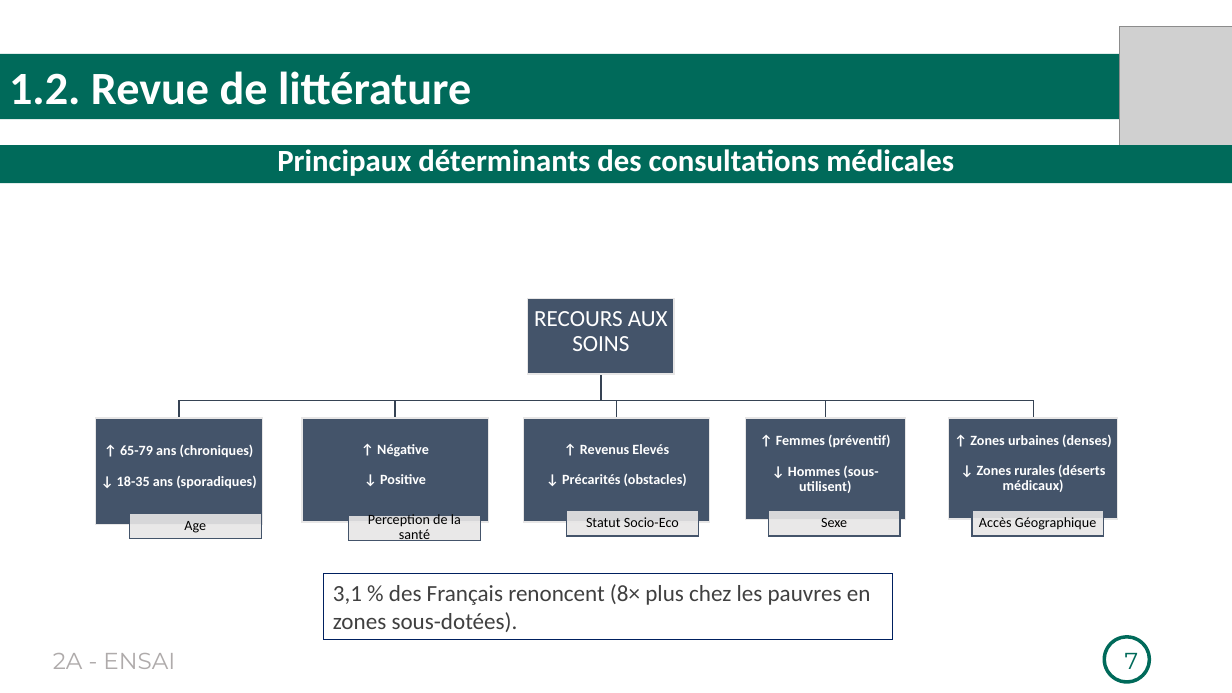
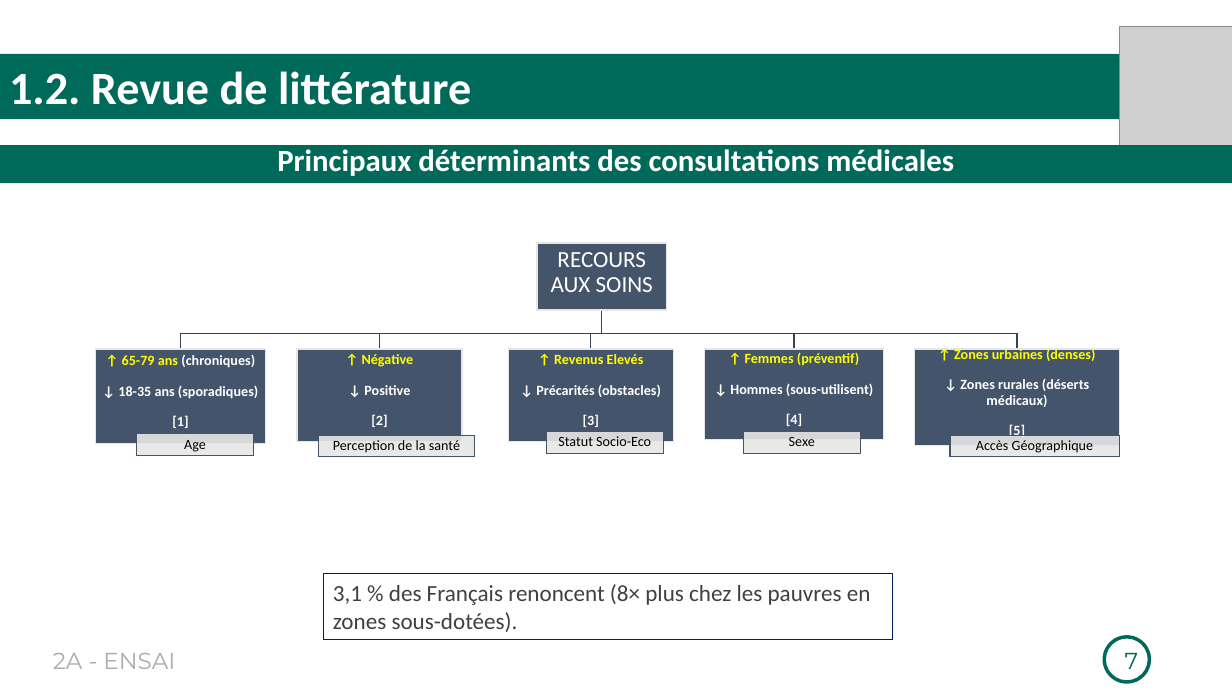
Before and after one commit to Richard-GOZAN/Projet-Stat-2A-Ensai, a slide deck: slide 7 of Présentation/Soutenance_Groupe25.pptx. Drawn at 1232x693 pixels with LibreOffice and Linux fonts; fonts in the diff are those of the drawing; grey boxes stand for pictures. Boxes give left, top, right and bottom in pixels: in the first picture for what was removed or moved away, otherwise in the second. Text is boxed around its words. In the diff, an @@ line names an element or a change of style, - is before the commit and + after.

```diff
--- a/Présentation/Soutenance_Groupe25.pptx
+++ b/Présentation/Soutenance_Groupe25.pptx
@@ text "RECOURS AUX SOINS" rewrapped from [534, 311, 668, 351] to [551, 252, 653, 292] @@
@@ rectangle: place and size @@
-rectangle at [528, 299, 674, 374]
+rectangle at [537, 243, 666, 311]
@@ freeform shape: place and size @@
-freeform shape at [179, 374, 602, 418]
+freeform shape at [180, 311, 602, 349]
@@ freeform shape: place and size @@
-freeform shape at [396, 374, 602, 418]
+freeform shape at [380, 311, 603, 349]
@@ freeform shape: place and size @@
-freeform shape at [601, 374, 616, 418]
+freeform shape at [591, 311, 602, 349]
@@ freeform shape: place and size @@
-freeform shape at [601, 374, 1033, 418]
+freeform shape at [602, 311, 1017, 349]
@@ freeform shape: place and size @@
-freeform shape at [601, 374, 825, 418]
+freeform shape at [602, 311, 794, 349]
@@ rectangle: place and size @@
-rectangle at [95, 418, 262, 525]
+rectangle at [95, 349, 265, 444]
@@ text at [118, 355, 258, 428]: text changed @@
-↑ 65-79 ans (chroniques)
-↓ 18-35 ans (sporadiques)
+↑ 65-79 ans (chroniques)
+↓ 18-35 ans (sporadiques)
+[1]
@@ rectangle: place and size @@
-rectangle at [302, 418, 488, 522]
+rectangle at [297, 349, 462, 442]
@@ text at [362, 354, 414, 427]: text changed @@
-↑ Négative
-↓ Positive
+↑ Négative
+↓ Positive
+[2]
@@ rectangle: place and size @@
-rectangle at [524, 418, 710, 522]
+rectangle at [508, 349, 674, 442]
@@ text at [536, 354, 661, 427]: text changed @@
-↑ Revenus Elevés
-↓ Précarités (obstacles)
+↑ Revenus Elevés
+↓ Précarités (obstacles)
+[3]
@@ rectangle: place and size @@
-rectangle at [745, 418, 906, 519]
+rectangle at [705, 349, 884, 440]
@@ text at [730, 352, 874, 426]: text changed @@
-↑ Femmes (préventif)
-↓ Hommes (sous-utilisent)
+↑ Femmes (préventif)
+↓ Hommes (sous-utilisent)
+[4]
@@ rectangle: place and size @@
-rectangle at [949, 418, 1118, 519]
+rectangle at [915, 349, 1119, 446]
@@ text at [954, 347, 1095, 439]: text changed @@
-↑ Zones urbaines (denses)
-↓ Zones rurales (déserts médicaux)
+↑ Zones urbaines (denses)
+↓ Zones rurales (déserts médicaux)
+[5]
@@ text "Age": place and size @@
-text "Age" at [184, 521, 206, 533]
+text "Age" at [184, 440, 206, 452]
@@ rectangle: place and size @@
-rectangle at [129, 513, 262, 538]
+rectangle at [137, 433, 253, 456]
@@ text "Perception de la santé" rewrapped from [368, 512, 461, 541] to [333, 440, 460, 452] @@
@@ rectangle: place and size @@
-rectangle at [348, 515, 481, 540]
+rectangle at [319, 436, 475, 457]
@@ text "Statut Socio-Eco": place and size @@
-text "Statut Socio-Eco" at [586, 517, 679, 527]
+text "Statut Socio-Eco" at [558, 436, 651, 446]
@@ rectangle: place and size @@
-rectangle at [567, 511, 699, 536]
+rectangle at [546, 432, 663, 454]
@@ text "Sexe": place and size @@
-text "Sexe" at [821, 518, 847, 527]
+text "Sexe" at [789, 437, 815, 446]
@@ rectangle: place and size @@
-rectangle at [768, 511, 900, 536]
+rectangle at [744, 432, 860, 454]
@@ text "Accès Géographique": place and size @@
-text "Accès Géographique" at [979, 517, 1096, 530]
+text "Accès Géographique" at [976, 440, 1093, 453]
@@ rectangle: place and size @@
-rectangle at [972, 511, 1104, 536]
+rectangle at [950, 436, 1119, 457]
```
Also in this commit, not shown: 1 other slide changed, 1 slide added.
